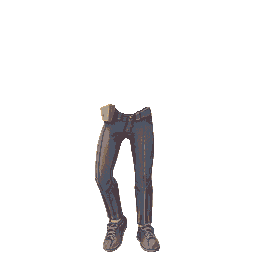
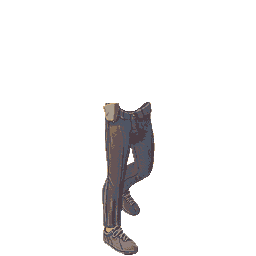
Layers edited between the first and the second 256 x 256 image:
hid "Обычный слой 2 (вставлено)" (1st of 2), painted on it over (95, 102, 160, 255)
added layer "Обычный слой 2 (вставлено)" (2nd of 2) above "Обычный слой 1" over (95, 102, 160, 255)